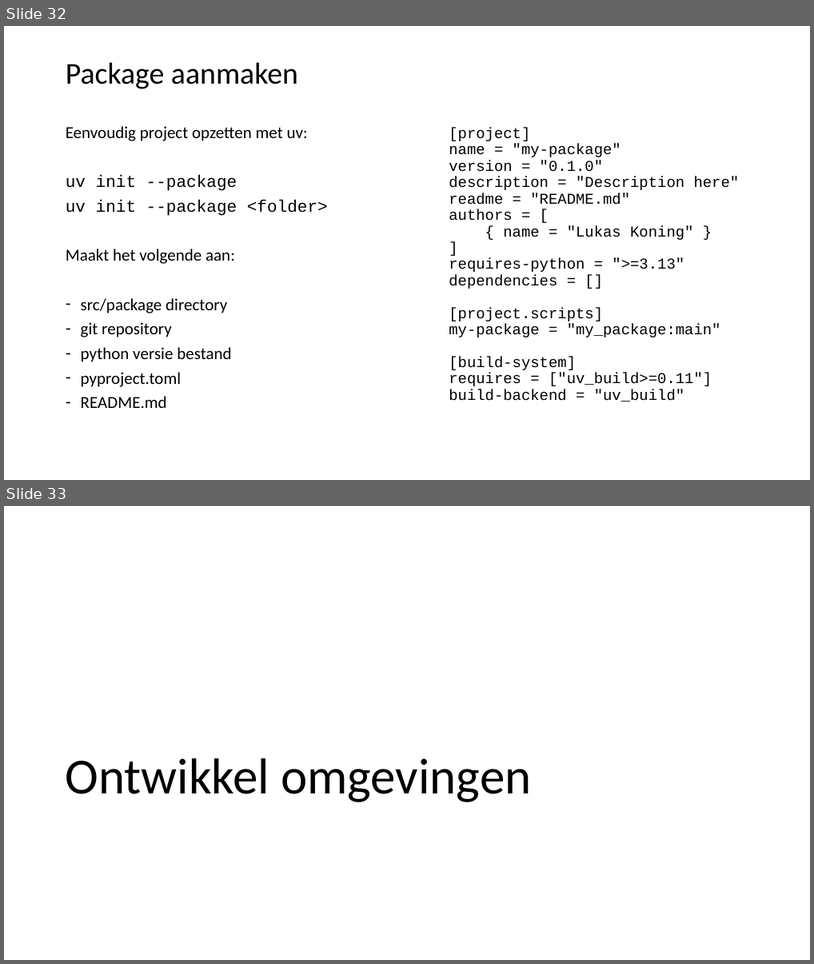
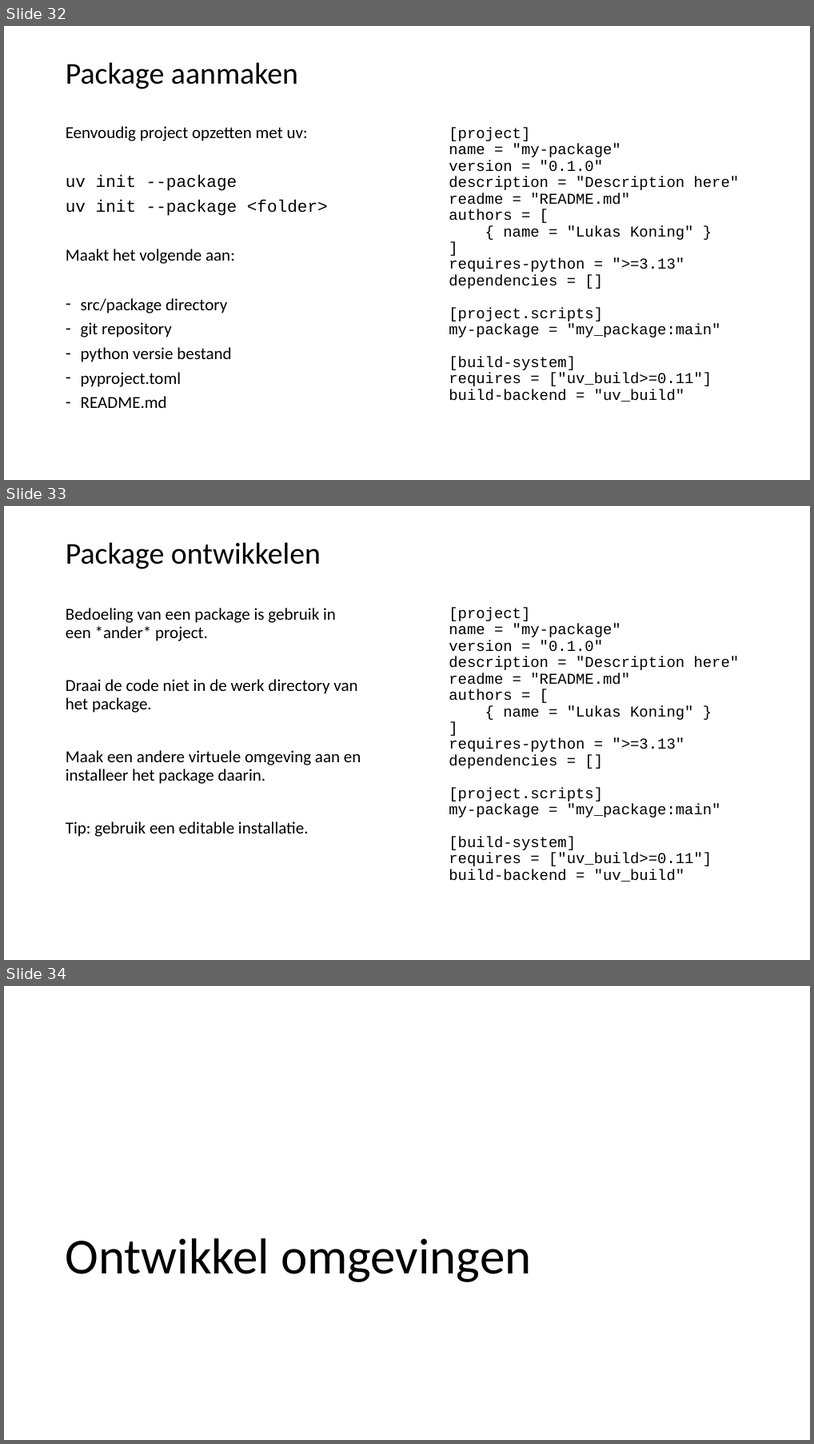
Before and after one commit to LFKoning/knowledge-sharing, a slide deck: python_course_4p/1_venv_package/1_venv_package.pptx. Shown one above the other, each under a label of ours: slides 32 and 33 before the commit, slides 32, 33 and 34 after it. The pictures are 814x964 and 814x1444 pixels, drawn with LibreOffice and Linux fonts; fonts in the diff are those of the drawing. Boxes give left, top, right and bottom in pixels: in the first picture for what was removed or moved away, otherwise in the second. Text is boxed around its words. In the diff, an @@ line names an element or a change of style, - is before the commit and + after.

Commit message:
Update Python 4P venv slides

```diff
--- a/python_course_4p/1_venv_package/1_venv_package.pptx
+++ b/python_course_4p/1_venv_package/1_venv_package.pptx
@@ slide 33 added at <box>4,506,810,960</box>, background #FFFFFF @@
@@ title added at <box>66,542,321,569</box>, 36 pt, text #000000 @@
+Package ontwikkelen
@@ text added at <box>66,608,361,836</box>, 20 pt, text #000000 @@
+Bedoeling van een package is gebruik in een *ander* project.
+Draai de code niet in de werk directory van het package.
+Maak een andere virtuele omgeving aan en installeer het package daarin.
+Tip: gebruik een editable installatie.
@@ text added at <box>449,608,740,881</box>, 18 pt, text #000000 @@
+[project]
+name = "my-package"
+version = "0.1.0"
+description = "Description here"
+readme = "README.md"
+authors = [
+{ name = "Lukas Koning" }
+]
+requires-python = ">=3.13"
+dependencies = []
+[project.scripts]
+my-package = "my_package:main"
+[build-system]
+requires = ["uv_build>=0.11"]
+build-backend = "uv_build"
@@ what was slide 33 is now slide 34 @@
```
